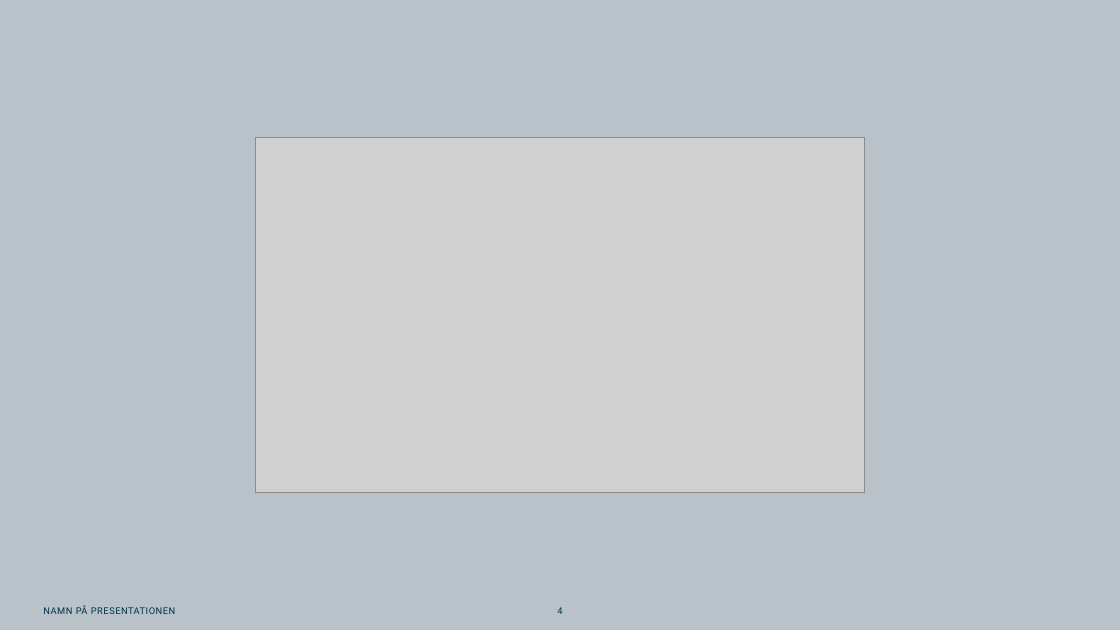
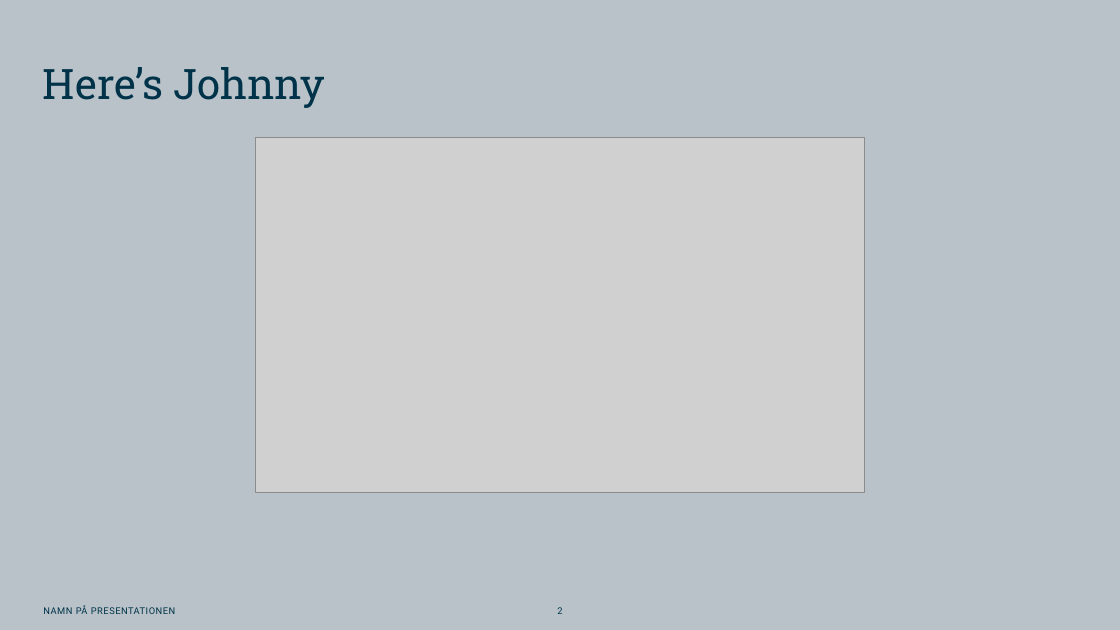
Before and after one commit to semweiOP/DotNet8, a slide deck: slide 2 of Presentation.pptx (slide 4 before the commit). Drawn at 1120x630 pixels with LibreOffice and Linux fonts; fonts in the diff are those of the drawing; grey boxes stand for pictures; background and template pictures are left out. Boxes give left, top, right and bottom in pixels: in the first picture for what was removed or moved away, otherwise in the second. Text is boxed around its words. In the diff, an @@ line names an element or a change of style, - is before the commit and + after.

```diff
--- a/Presentation.pptx
+++ b/Presentation.pptx
@@ title added at bbox=[43, 67, 325, 108], 36 pt, text #003349 @@
+Here’s Johnny
@@ page number at bbox=[557, 607, 562, 614]: text changed @@
-4
+2
```
Also in this commit, not shown: 2 other slides changed, 3 slides added, 1 slide removed.
